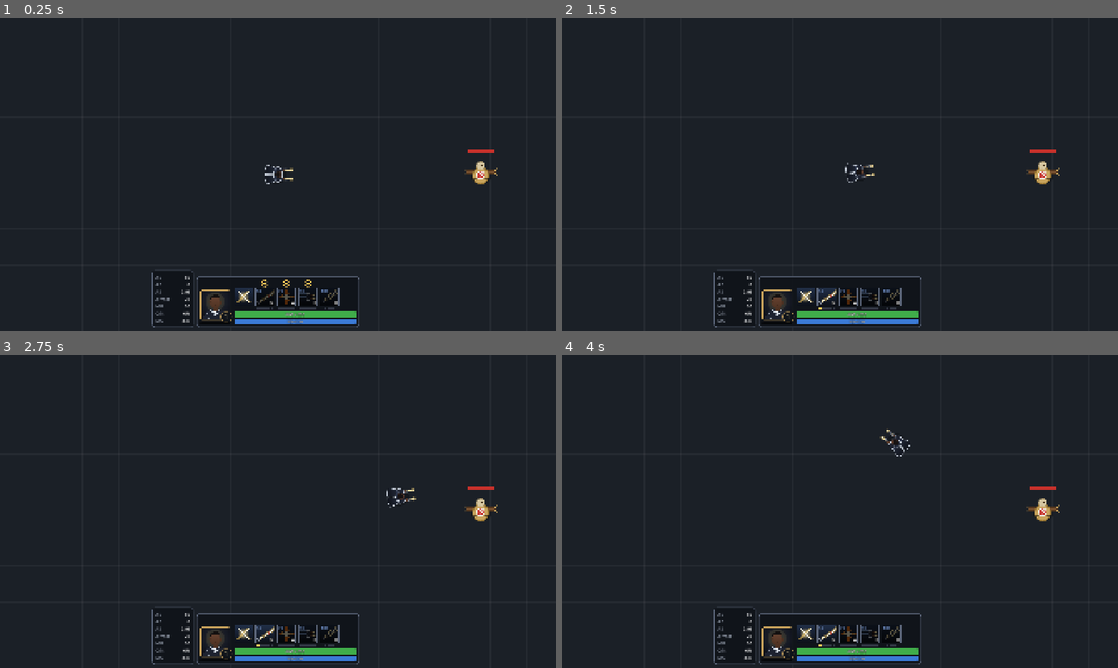
Above: before the commit, frames 1-4 (two rows, left to right).
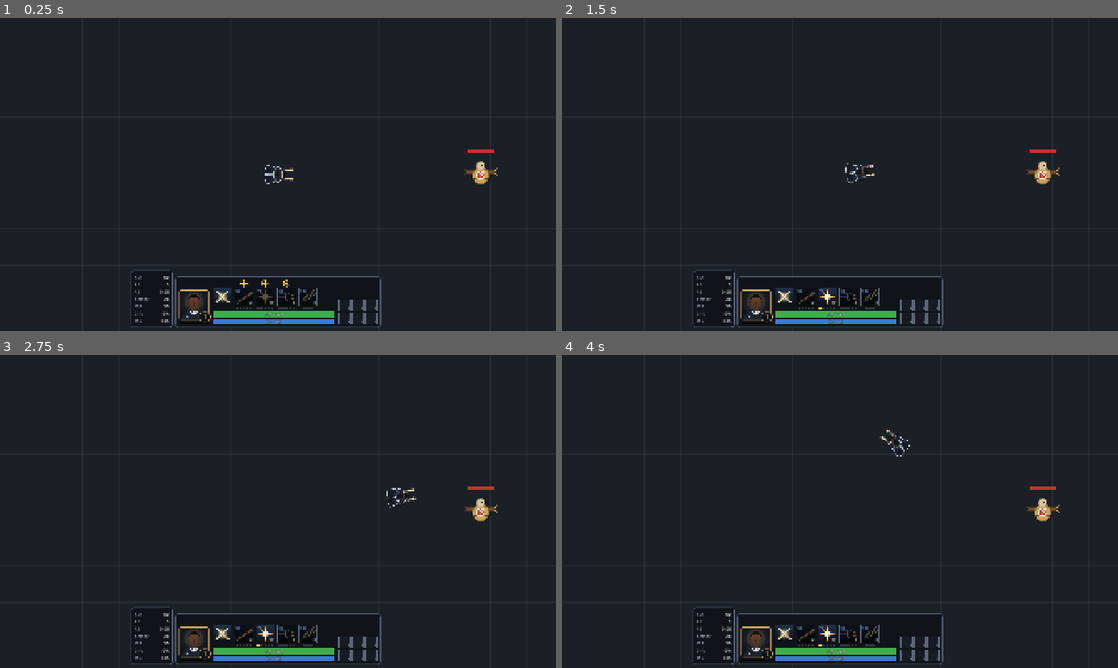
Above: after the commit, the same moments.

Repository: Anhdung1478/lucian-the-lantern
Game: Godot game, scene res://src/stage/stage.tscn
Same seed, same stepped clock (60 frames per second), same inputs: the game is played once before the commit and once after it.
Inputs (mouse positions are in pixels of both pictures, inside the frame that each line leads up to):
- Up to frame 1 (0.25 s): no input
- Up to frame 2 (1.5 s): click (828, 284) at 0.52 s; tap Enter at 1.25 s; move the mouse to (962, 158) at 1.27 s; hold Right mouse button (move) from 1.28 s (still down); click (962, 158) at 1.42 s
- Up to frame 3 (2.75 s): release Right mouse button (move) at 2 s; drag from (166, 527) to (478, 511) at 2.02 s
- Up to frame 4 (4 s): move the mouse to (895, 442) at 2.77 s; hold A (attack_move) 2.78-3.5 s; click (895, 442) at 2.92 s; right-click (895, 442) at 3.05 s; drag from (812, 574) to (673, 464) at 3.52 s

The runs differ from the first frame. In frame 1, 2.1% of the frame differs, in the area x 23-69%, y 80-99%; in frame 2, 2.1%; in frame 3, 2.1%; in frame 4, 2.1%.

Commit message:
Show equipped items on the HUD in a 3x2 grid with key numbers and item cards
Co-Authored-By: Claude <noreply@anthropic.com>

Diff:
--- a/src/ui/hud/hud.gd
+++ b/src/ui/hud/hud.gd
@@ -1,7 +1,8 @@
 class_name Hud
 extends CanvasLayer
-## Lucian's bottom panel and the stats panel. Reads Lucian every frame, also
-## while the game is paused, so equipping items shows up right away.
+## Lucian's bottom panel (portrait, skills, bars, equipped items) and the stats
+## panel. Reads Lucian every frame, also while the game is paused, so equipping
+## items shows up right away.
 
 ## Space between the stats panel and the bottom panel.
 const STATS_GAP := 10.0
@@ -19,6 +20,7 @@
 @onready var bottom_panel: PanelContainer = %BottomPanel
 @onready var stats_panel: StatsPanel = %StatsPanel
 @onready var skill_row: HBoxContainer = %SkillRow
+@onready var item_grid: GridContainer = %ItemGrid
 @onready var level_label: Label = %LevelLabel
 @onready var xp_bar: ProgressBar = %XpBar
 @onready var hp_bar: ProgressBar = %HpBar
@@ -33,6 +35,8 @@
 	_add_skill_slot(null, PASSIVE_ICON, "")
 	for i in SKILL_ICONS.size():
 		_add_skill_slot(target.skills[i], SKILL_ICONS[i], SKILL_KEYS[i])
+	for i in Inventory.EQUIP_SIZE:
+		item_grid.add_child(HudItemSlot.new(target.inventory, i))
 
 
 func _ready() -> void:
--- a/src/ui/hud/hud.tscn
+++ b/src/ui/hud/hud.tscn
@@ -229,6 +229,14 @@
 horizontal_alignment = 1
 vertical_alignment = 1
 
+[node name="ItemGrid" type="GridContainer" parent="Root/BottomPanel/Row"]
+unique_name_in_owner = true
+layout_mode = 2
+size_flags_vertical = 8
+theme_override_constants/h_separation = 6
+theme_override_constants/v_separation = 6
+columns = 3
+
 [node name="StatsPanel" type="PanelContainer" parent="Root"]
 unique_name_in_owner = true
 layout_mode = 1
--- /dev/null
+++ b/src/ui/hud/hud_item_slot.gd
@@ -0,0 +1,45 @@
+class_name HudItemSlot
+extends Control
+## One equip slot on the HUD: the item's icon and the slot's key. Locked slots
+## are hidden. Hovering shows the item's card above it.
+
+const SIZE := 40.0
+const FILL := Color(0.09, 0.105, 0.14)
+const FRAME_COLOR := Color(0.36, 0.4, 0.48)
+
+var inventory: Inventory
+var index := 0
+
+
+func _init(target_inventory: Inventory, slot: int) -> void:
+	inventory = target_inventory
+	index = Inventory.EQUIP_START + slot
+	custom_minimum_size = Vector2(SIZE, SIZE)
+	inventory.changed.connect(_refresh)
+	_refresh()
+
+
+func tooltip_content() -> Control:
+	var item := inventory.item_at(index)
+	return TooltipCard.item(item, inventory.catalog) if item else null
+
+
+func tooltip_place() -> HoverTip.Place:
+	return HoverTip.Place.ABOVE
+
+
+func _refresh() -> void:
+	visible = not inventory.is_locked(index)
+	queue_redraw()
+
+
+func _draw() -> void:
+	var rect := Rect2(Vector2.ZERO, size)
+	draw_rect(rect, FILL)
+	ItemIcon.draw_item(self, inventory.item_at(index), rect.grow(-3.0))
+	draw_rect(rect, FRAME_COLOR, false, 2.0)
+	var key := str(index - Inventory.EQUIP_START + 1)
+	var font := ThemeDB.fallback_font
+	var at := Vector2(0, size.y - 3.0)
+	draw_string_outline(font, at, key, HORIZONTAL_ALIGNMENT_RIGHT, size.x - 3.0, 12, 4, Color.BLACK)
+	draw_string(font, at, key, HORIZONTAL_ALIGNMENT_RIGHT, size.x - 3.0, 12, Color.WHITE)
--- a/tests/tools/screenshot.gd
+++ b/tests/tools/screenshot.gd
@@ -54,6 +54,8 @@
 			await scenario_backpack()
 		"craft":
 			await scenario_craft()
+		"hud_items":
+			await scenario_hud_items()
 		_:
 			push_error("Unknown scenario: " + scenario)
 	quit()
@@ -420,3 +422,22 @@
 	print("dropped outside, still there (expect giants_belt): ", inventory.item_at(2).id)
 	await wait(0.2)
 	await shot("craft_3_equipped")
+
+
+func scenario_hud_items() -> void:
+	give([&"infinity_edge", &"kraken_slayer", &"bf_sword", &"guardian_angel"])
+	var inventory := lucian.inventory
+	inventory.apply_drop(0, Inventory.EQUIP_START, false)
+	inventory.apply_drop(1, Inventory.EQUIP_START + 1, false)
+	inventory.apply_drop(2, Inventory.EQUIP_START + 3, false)
+	await wait(0.2)
+	await shot("hud_items_0")
+	var grid: GridContainer = stage.get_node("Hud").item_grid
+	await mouse_move(control_center(grid.get_child(1)))
+	await wait_for_tooltip(grid.get_child(1))
+	await shot("hud_items_1_tooltip")
+	inventory.unlocked_equip = 4
+	await mouse_move(Vector2(960, 300))
+	await wait(0.2)
+	print("visible HUD slots with 4 unlocked (expect 4): ", grid.get_children().filter(func(c: Control) -> bool: return c.visible).size())
+	await shot("hud_items_2_four_slots")
Not shown, added: src/ui/hud/hud_item_slot.gd.uid
